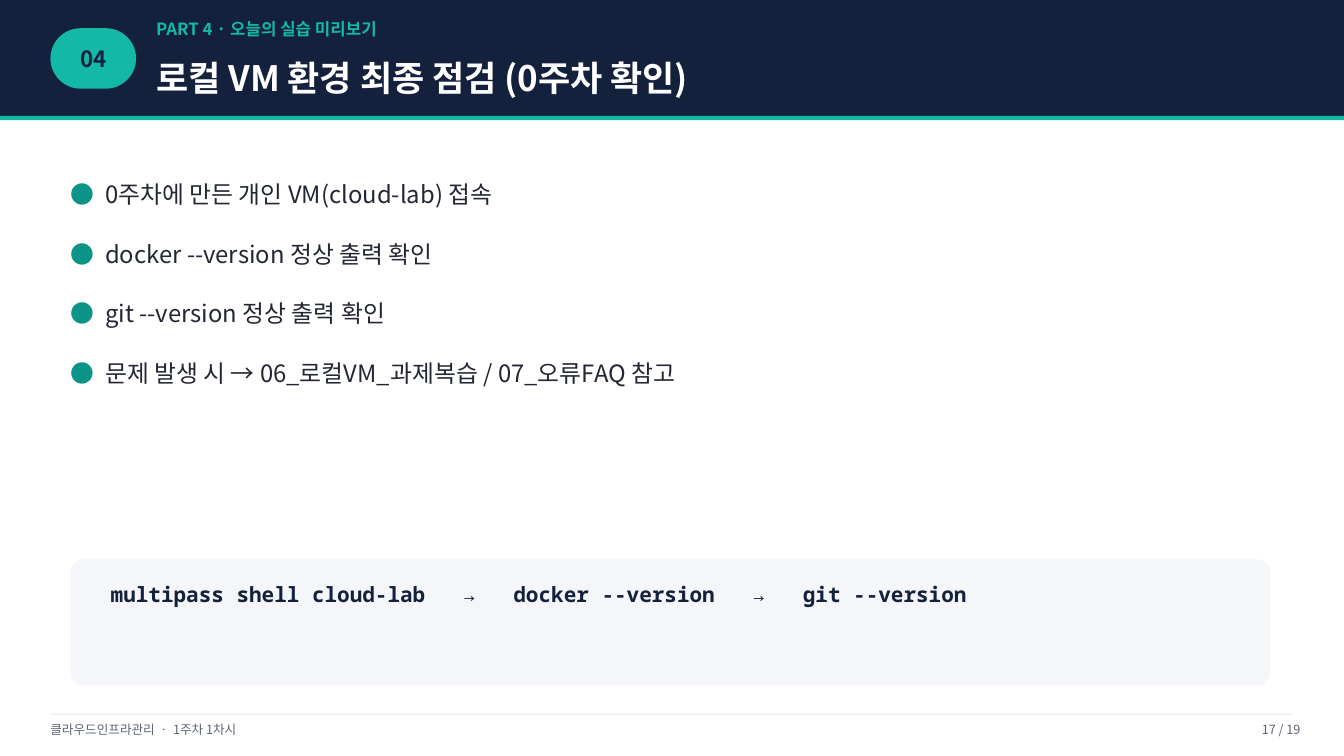
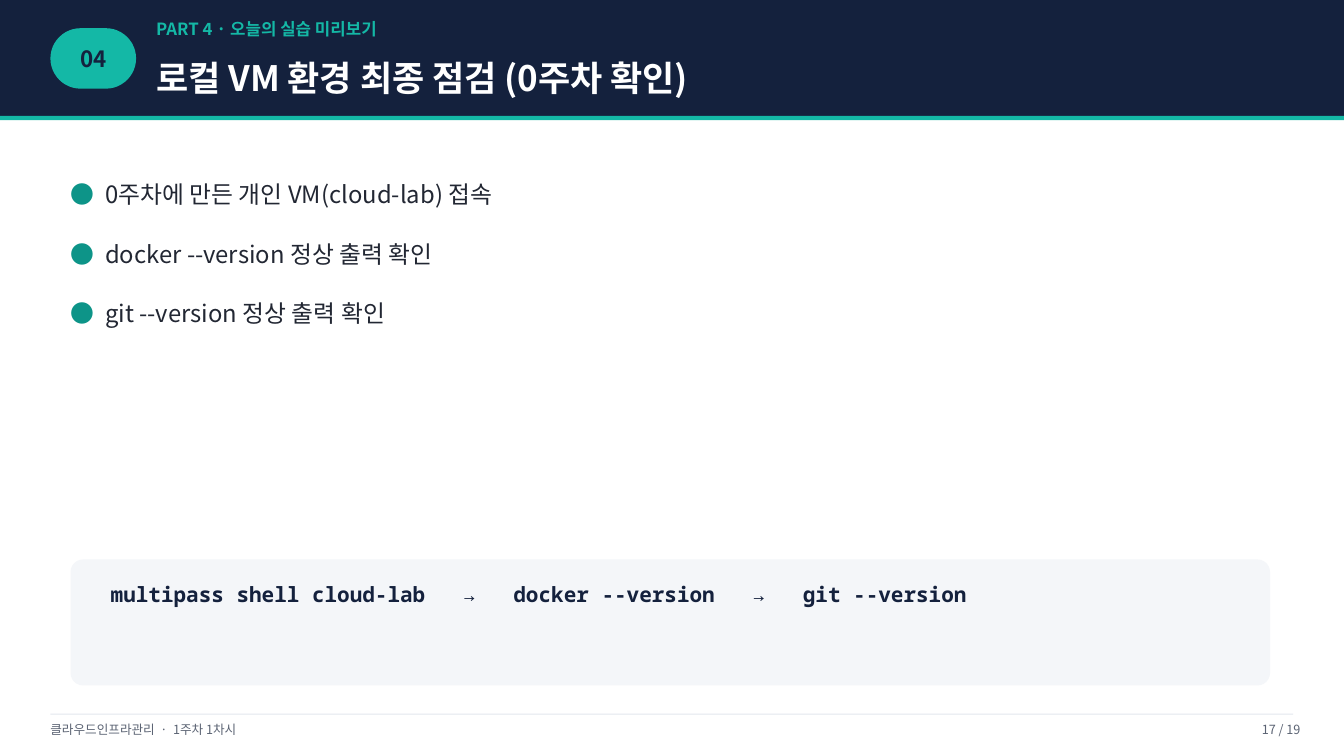
Before and after one commit to gorae-black/class, a slide deck: slide 17 of class/cloud_infra_mgmt/01주차_클라우드개념_Docker입문/01_강의자료/1차시_클라우드패러다임과가상화이론_강의용.pptx. Drawn at 1344x756 pixels with LibreOffice and Linux fonts; fonts in the diff are those of the drawing. Boxes give left, top, right and bottom in pixels: in the first picture for what was removed or moved away, otherwise in the second. Text is boxed around its words. In the diff, an @@ line names an element or a change of style, - is before the commit and + after.

```diff
--- a/class/cloud_infra_mgmt/01주차_클라우드개념_Docker입문/01_강의자료/1차시_클라우드패러다임과가상화이론_강의용.pptx
+++ b/class/cloud_infra_mgmt/01주차_클라우드개념_Docker입문/01_강의자료/1차시_클라우드패러다임과가상화이론_강의용.pptx
@@ text at (x1=105, y1=362, x2=675, y2=387): paragraph removed @@
-● 문제 발생 시 → 06_로컬VM_과제복습 / 07_오류FAQ 참고
```
Also in this commit, not shown: 1 other slide changed, 1 other file.
